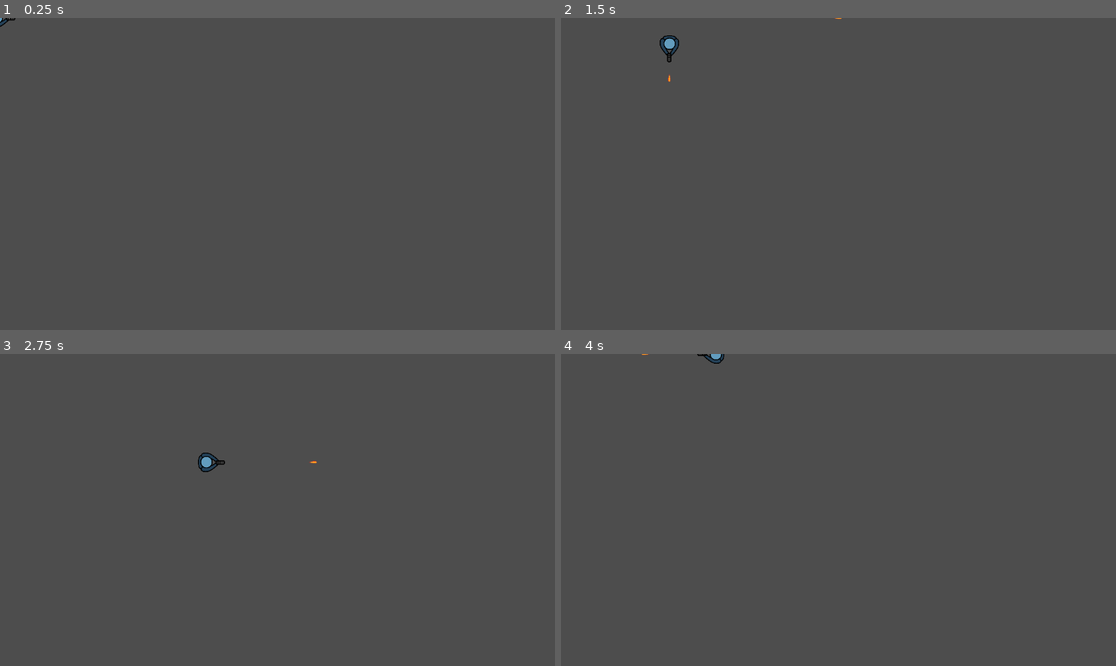
Above: before the commit, frames 1-4 (two rows, left to right).
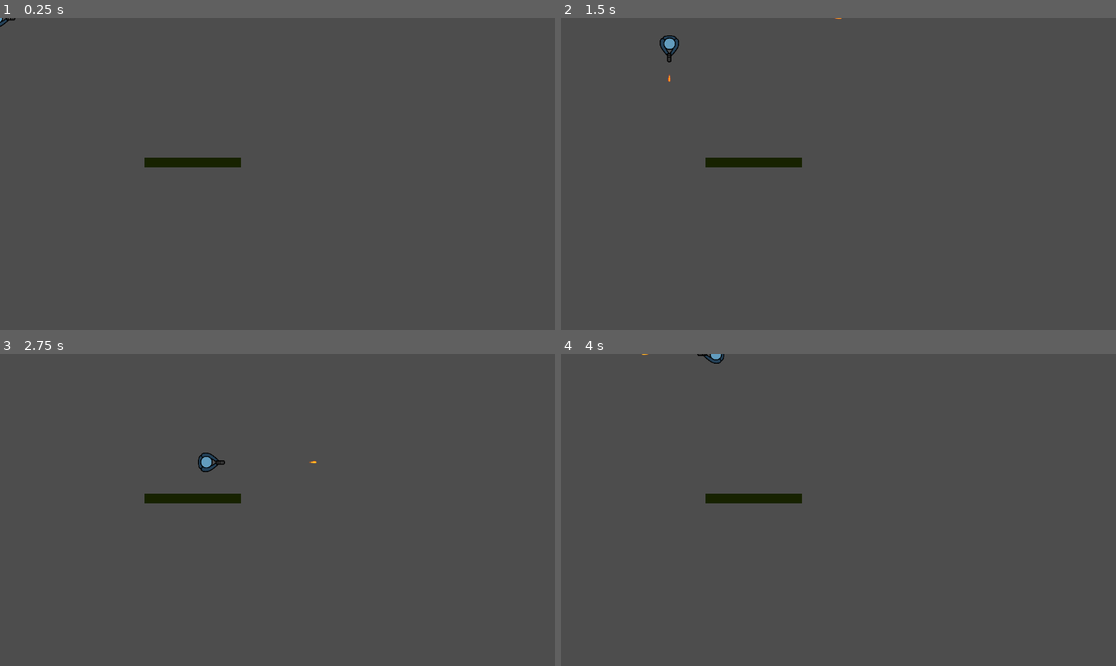
Above: after the commit, the same moments.

Repository: Atajin/couch-commandos
Game: Godot game, scene res://scenes/test_scene.tscn
The game is run twice, just before and just after one commit, with the same random seed, the same clock (stepped at 60 frames per second) and the same inputs. The project has no main scene, so this scene is started directly.
Inputs:
- Up to frame 1 (0.25 s): no input
- Up to frame 2 (1.5 s): tap Enter at 0.5 s; hold D (move_right_p1) 0.53-1.28 s; tap Space (shoot_p1) at 0.6, 1.35 s; hold S (move_down_p1) from 1.28 s (still down)
- Up to frame 3 (2.75 s): release S (move_down_p1) at 2.03 s; hold D (move_right_p1) from 2.03 s (still down); tap Space (shoot_p1) at 2.1 s
- Up to frame 4 (4 s): release D (move_right_p1) at 2.78 s; hold W (move_up_p1) 2.78-3.53 s; tap Space (shoot_p1) at 2.85, 3.6 s; hold A (move_left_p1) from 3.53 s (still down)

The runs differ from the first frame. In frame 1, 0.5% of the frame differs, in the area x 26-44%, y 44-48%; in frame 2, 0.5%; in frame 3, 0.5%, in the area x 26-58%, y 34-48%; in frame 4, 0.5%.

Commit message:
animated bullet

Diff:
--- a/scenes/test_scene.tscn
+++ b/scenes/test_scene.tscn
@@ -1,10 +1,26 @@
-[gd_scene load_steps=3 format=3 uid="uid://dakrktvn5l6dj"]
+[gd_scene load_steps=5 format=3 uid="uid://bwm48pruqomyu"]
 
 [ext_resource type="PackedScene" uid="uid://da4r6lfm4325" path="res://scenes/player.tscn" id="1_tutdv"]
-[ext_resource type="PackedScene" uid="uid://hidfb1pp12xh" path="res://scenes/bullet_pool.tscn" id="2_ie7wy"]
+[ext_resource type="PackedScene" uid="uid://4g1jq48epytr" path="res://scenes/bullet_pool.tscn" id="2_ie7wy"]
+
+[sub_resource type="RectangleShape2D" id="RectangleShape2D_uo6mp"]
+size = Vector2(200, 20)
+
+[sub_resource type="BoxMesh" id="BoxMesh_nl7yx"]
+size = Vector3(200, 20, 1)
 
 [node name="Main" type="Node2D"]
 
 [node name="Player" parent="." instance=ExtResource("1_tutdv")]
 
 [node name="BulletPool" parent="." instance=ExtResource("2_ie7wy")]
+
+[node name="StaticBody2D" type="StaticBody2D" parent="."]
+position = Vector2(400, 300)
+
+[node name="CollisionShape2D" type="CollisionShape2D" parent="StaticBody2D"]
+shape = SubResource("RectangleShape2D_uo6mp")
+
+[node name="MeshInstance2D" type="MeshInstance2D" parent="StaticBody2D"]
+modulate = Color(0.0916439, 0.134951, 0, 1)
+mesh = SubResource("BoxMesh_nl7yx")
--- a/scripts/bullet.gd
+++ b/scripts/bullet.gd
@@ -15,8 +15,10 @@
 func _on_body_entered(body: Node2D) -> void:
 	hide()
 	set_physics_process(false)
+	$AnimatedSprite2D.stop()
 
 
 func reset() -> void:
 	show()
 	set_physics_process(true)
+	$AnimatedSprite2D.play()
Not shown: 1 places in scenes/bullet.tscn that only renumber resources
Not shown: 1 places in scenes/bullet_pool.tscn that only renumber resources
